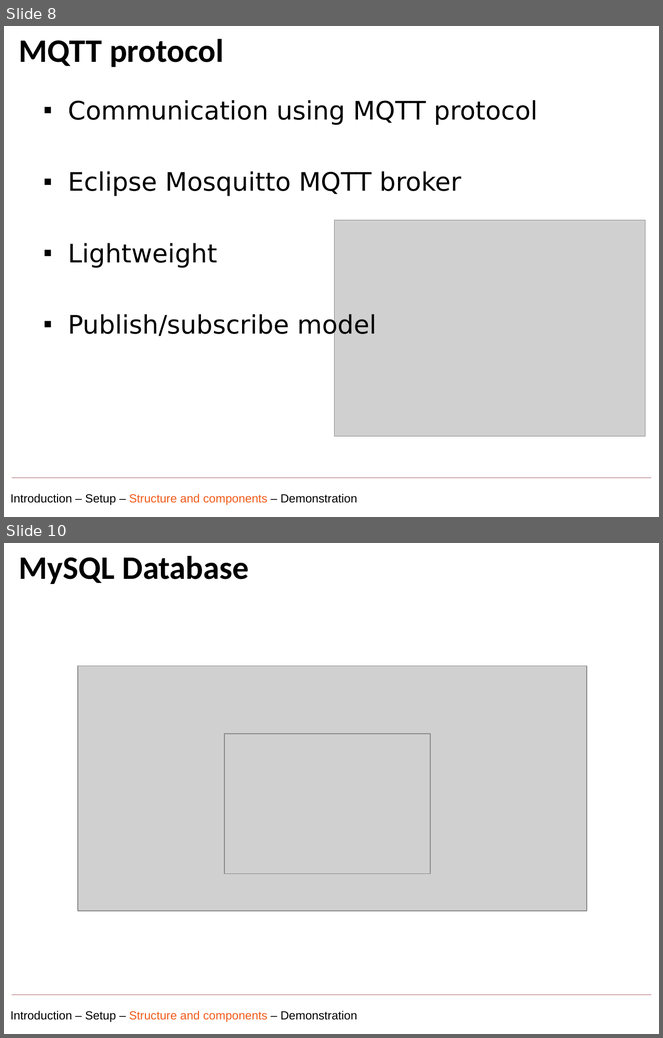
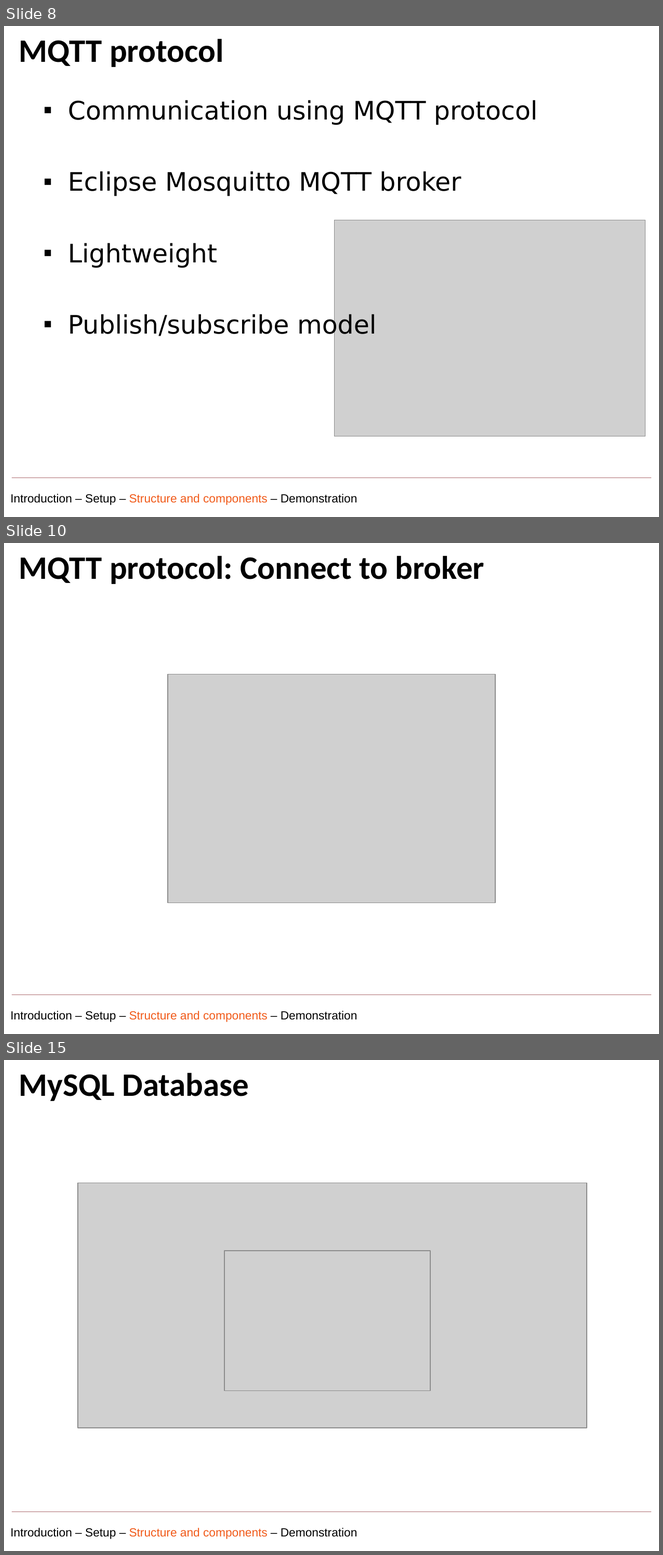
Before and after one commit to BrechtAchten/NETRF, a slide deck: Presentatie-project-IoT-using-MQTT.pptx. Shown one above the other, each under a label of ours: slides 8 and 10 before the commit, slides 8, 10 and 15 after it; the slides between them are not shown. The pictures are 663x1038 and 663x1555 pixels, drawn with LibreOffice and Linux fonts; fonts in the diff are those of the drawing; grey boxes stand for pictures; background and template pictures are left out. Boxes give left, top, right and bottom in pixels: in the first picture for what was removed or moved away, otherwise in the second. Text is boxed around its words. In the diff, an @@ line names an element or a change of style, - is before the commit and + after.

```diff
--- a/Presentatie-project-IoT-using-MQTT.pptx
+++ b/Presentatie-project-IoT-using-MQTT.pptx
@@ slide 10 added at (4,543,659,1034), background #FFFFFF; not listed: 1 template element that a slide beside it also shows @@
@@ title added at (19,555,484,584), 36 pt, text #000000, bold @@
+MQTT protocol: Connect to broker
@@ picture added at (168,675,495,903) @@
@@ text added at (10,1011,358,1022), 13 pt, text #000000 @@
+Introduction – Setup – Structure and components – Demonstration
@@ what was slide 10 is now slide 15 @@
```
Also in this commit, not shown: 3 slides changed, 5 other slides added, 4 other files.
